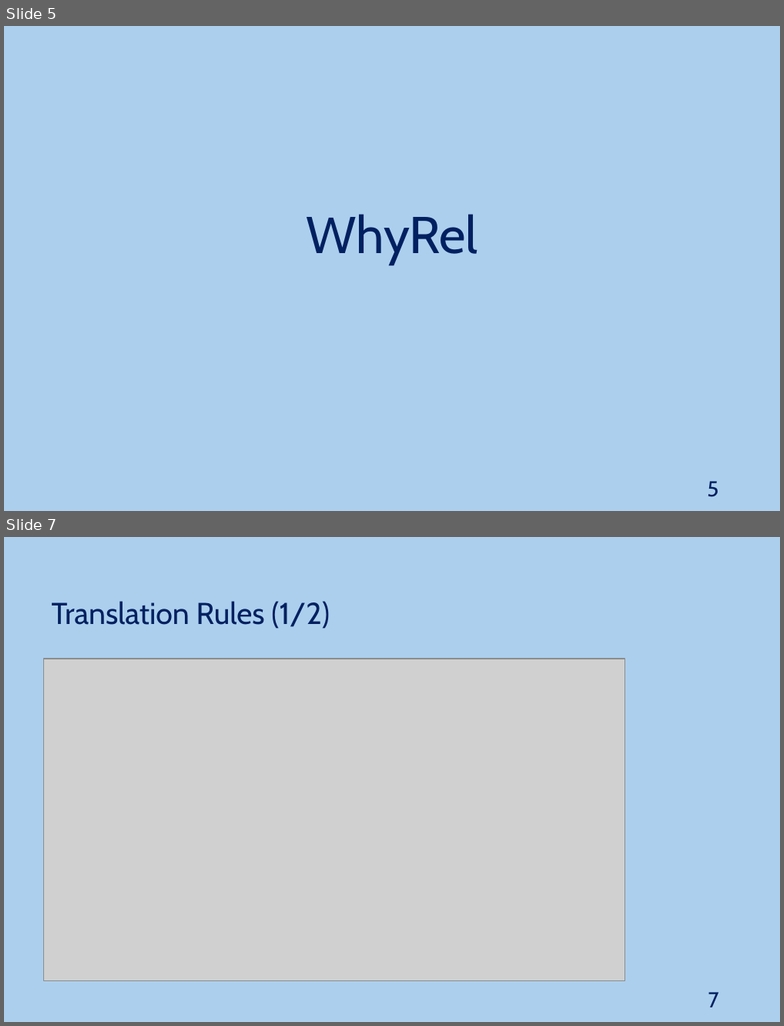
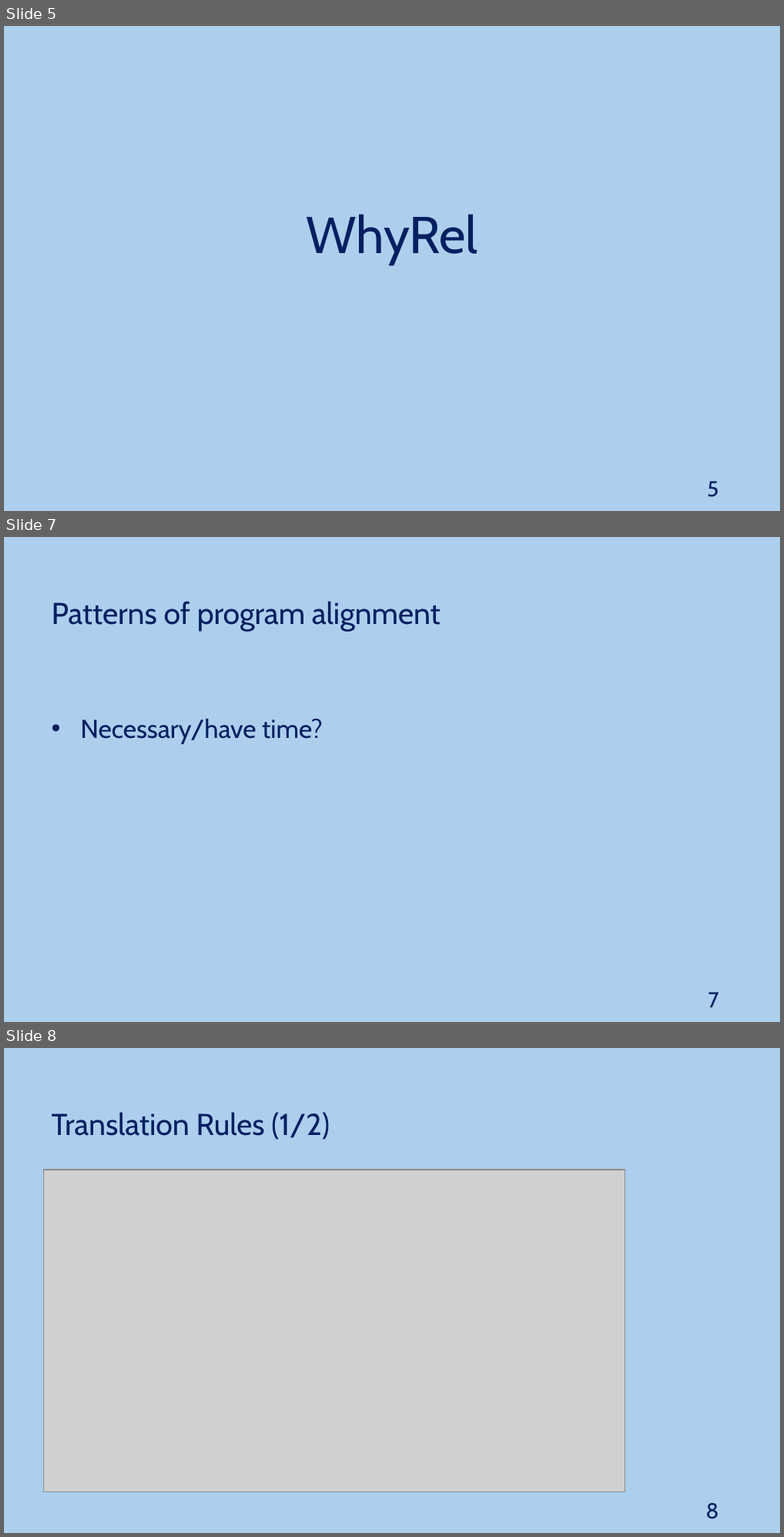
Before and after one commit to JoaoNini75/MasterThesis, a slide deck: tese/presentation/Ap Tese.pptx. Shown one above the other, each under a label of ours: slides 5 and 7 before the commit, slides 5, 7 and 8 after it; the slides between them are not shown. The pictures are 784x1026 and 784x1537 pixels, drawn with LibreOffice and Linux fonts; fonts in the diff are those of the drawing; grey boxes stand for pictures. Boxes give left, top, right and bottom in pixels: in the first picture for what was removed or moved away, otherwise in the second. Text is boxed around its words. In the diff, an @@ line names an element or a change of style, - is before the commit and + after.

```diff
--- a/tese/presentation/Ap Tese.pptx
+++ b/tese/presentation/Ap Tese.pptx
@@ slide 7 added at box(4, 537, 780, 1022), background #ACCFEE @@
@@ text added at box(52, 601, 441, 631), 28 pt, text #002060 @@
+Patterns of program alignment
@@ text added at box(80, 719, 323, 744), 24 pt, text #002060 @@
+• Necessary/have time?
@@ page number added at box(709, 992, 719, 1007), 20 pt, text #002060 @@
+7
@@ what was slide 7 is now slide 8 @@
@@ page number at box(706, 1503, 719, 1519): text changed @@
-7
+8
```
Also in this commit, not shown: 11 slides changed, 1 other slide added, 1 slide removed.
